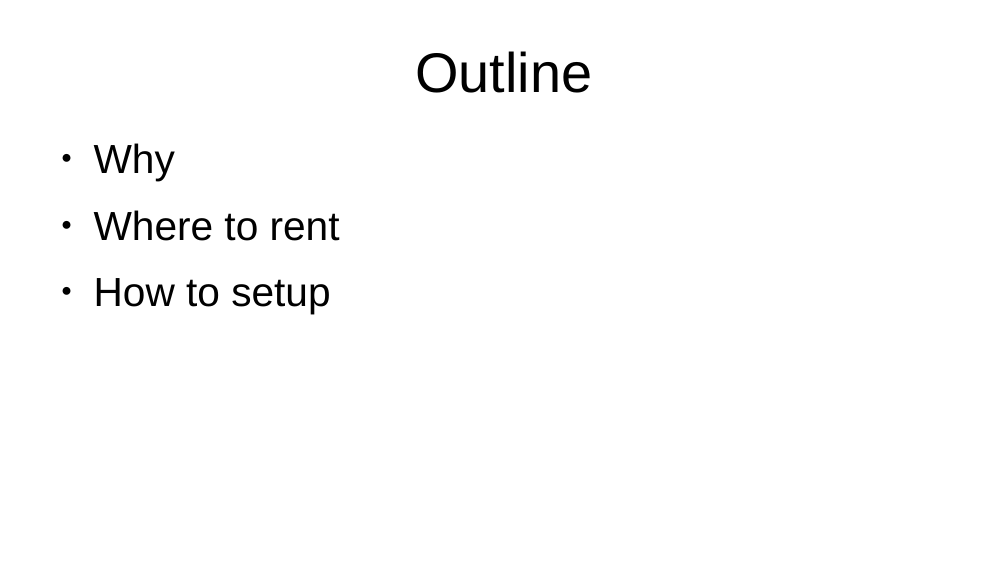
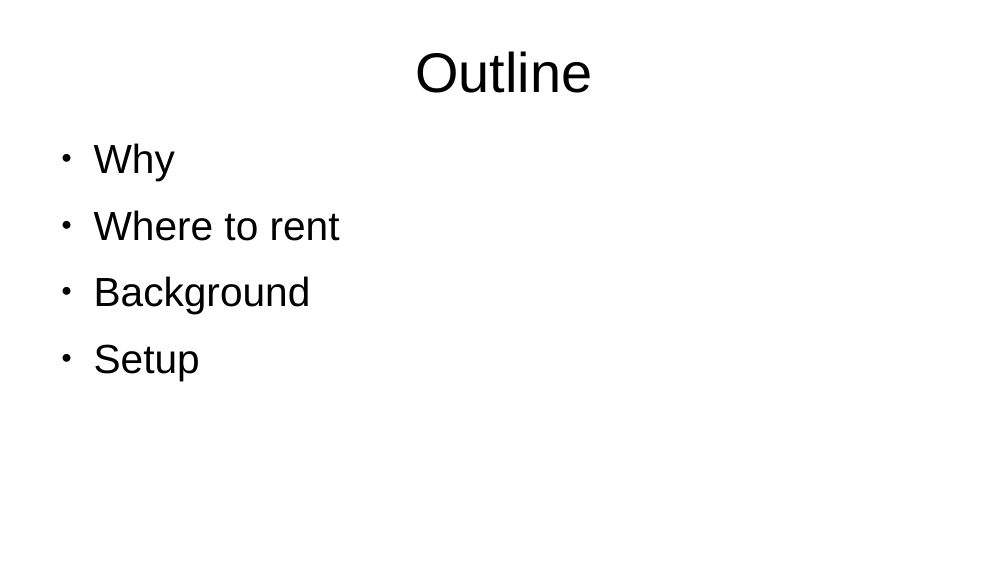
Before and after one commit to kperkins411/PCSE_595, a slide deck: slide 2 of content/Setting_up_cloud_machine.odp. Drawn at 1008x567 pixels with LibreOffice and Linux fonts; fonts in the diff are those of the drawing. Boxes give left, top, right and bottom in pixels: in the first picture for what was removed or moved away, otherwise in the second. Text is boxed around its words. In the diff, an @@ line names an element or a change of style, - is before the commit and + after.

```diff
--- a/content/Setting_up_cloud_machine.odp
+++ b/content/Setting_up_cloud_machine.odp
@@ text at [94,276,311,381]: text changed @@
-● How to setup
+● Background
+● Setup
```
Also in this commit, not shown: 3 other slides changed, 7 slides added, 2 other files.
